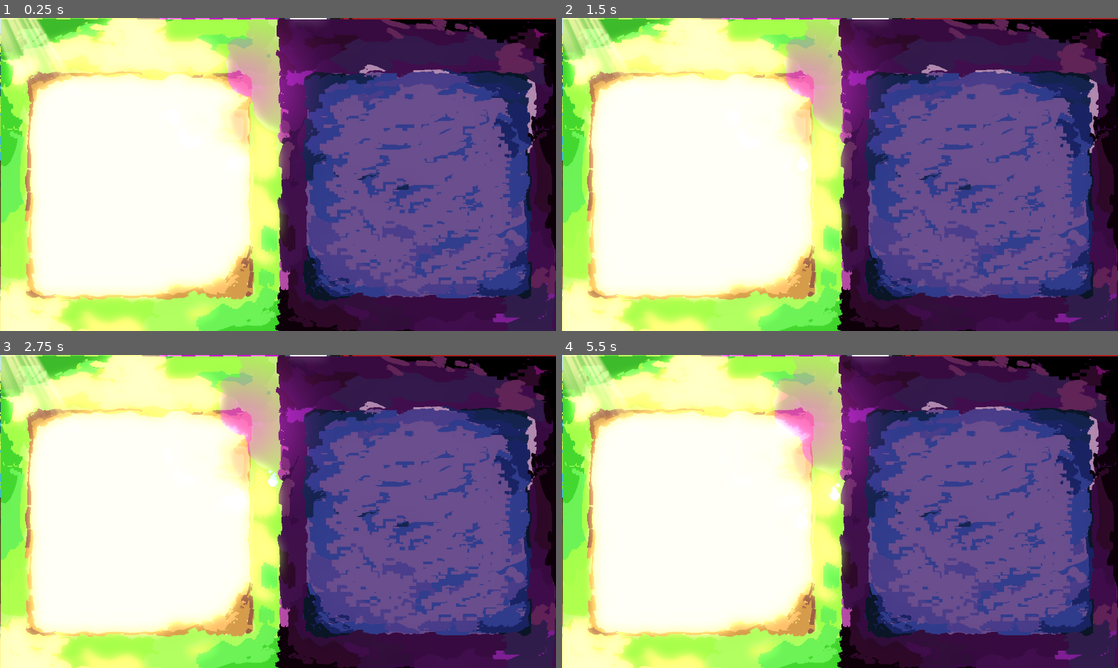
Above: before the commit, frames 1-4 (two rows, left to right).
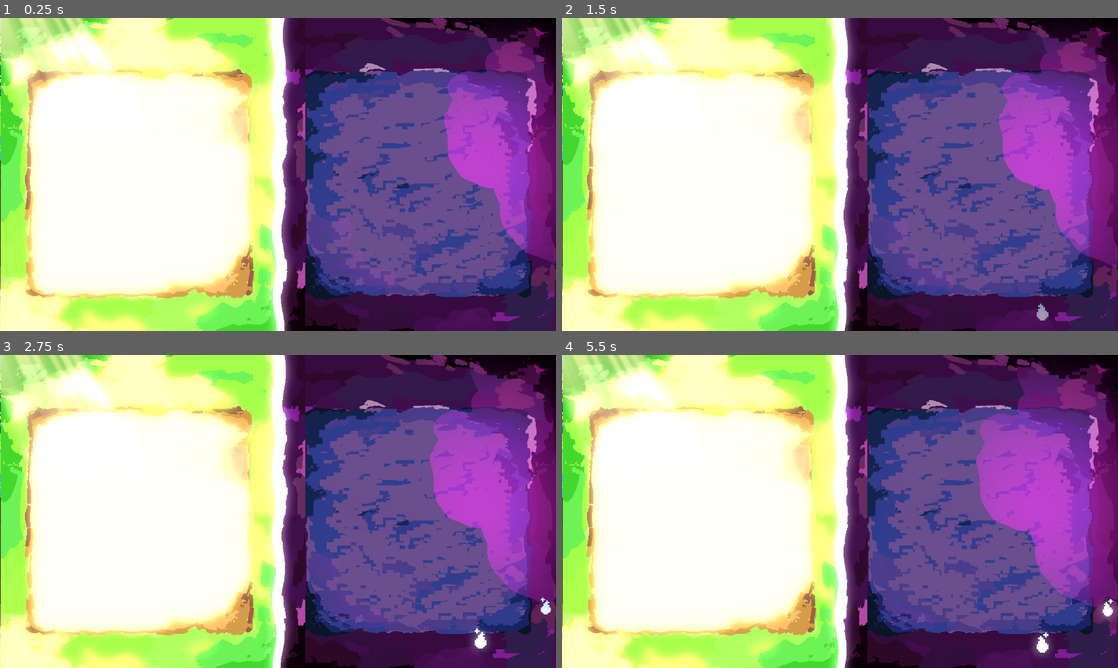
Above: after the commit, the same moments.

Repository: ACristoff/godotwild75
Game: Godot game, scene res://Game/World/environment.tscn
The game is run twice, just before and just after one commit, with the same random seed, the same clock (stepped at 60 frames per second) and the same inputs. This scene is started directly instead of the project's main scene.
Inputs (mouse positions are in pixels of both pictures, inside the frame that each line leads up to):
- Up to frame 1 (0.25 s): no input
- Up to frame 2 (1.5 s): tap Enter (ui_accept) at 0.5, 0.77 s; move the mouse to (962, 158) at 0.52 s; hold Right (ui_right) 0.53-1.28 s; tap E (E) at 0.6, 1.35 s; move the mouse to (728, 190) at 1.27 s; hold Down (ui_down) from 1.28 s (still down)
- Up to frame 3 (2.75 s): tap Enter (ui_accept) at 1.52 s; move the mouse to (333, 442) at 2.02 s; release Down (ui_down) at 2.03 s; press the mouse at (333, 442) at 2.03 s; hold Right (ui_right) from 2.03 s (still down); tap E (E) at 2.3 s
- Up to frame 4 (5.5 s): move the mouse to (812, 574) at 2.77 s; release Right (ui_right) at 2.78 s; release the mouse at (812, 574) at 2.78 s; hold Up (ui_up) 2.78-3.53 s; right-click (812, 574) at 2.85 s; tap Enter (ui_accept) at 3.02, 3.77, 4.52 s; tap E (E) at 3.05, 3.6, 4.35, 5.3 s; move the mouse to (1006, 558) at 3.52 s; hold Left (ui_left) 3.53-5.03 s; move the mouse to (673, 464) at 4.27 s; move the mouse to (867, 511) at 5.02 s; press the mouse at (867, 511) at 5.03 s; hold Down (ui_down) from 5.03 s (still down)

The runs differ from the first frame. In frame 1, 26% of the frame differs, in the area x 0-100%, y 0-100%; in frame 2, 27%; in frame 3, 28%; in frame 4, 30%.

Commit message:
fixed squiggly

Diff:
--- a/Game/World/environment.tscn
+++ b/Game/World/environment.tscn
@@ -42,14 +42,14 @@
 shader = ExtResource("2_21iao")
 shader_parameter/progress = 0.0
 shader_parameter/meltness = 5.0
-shader_parameter/how_low = 0.0
+shader_parameter/how_low = 1.0
 shader_parameter/wave_frequency = 30.0
 
 [sub_resource type="ShaderMaterial" id="ShaderMaterial_78oyj"]
 shader = ExtResource("2_21iao")
 shader_parameter/progress = 0.5
 shader_parameter/meltness = 5.0
-shader_parameter/how_low = 0.0
+shader_parameter/how_low = 1.0
 shader_parameter/wave_frequency = 30.0
 
 [sub_resource type="Animation" id="Animation_hk5jc"]
@@ -251,29 +251,30 @@
 tile_map_data = PackedByteArray("AAABAAEAAAACAAEAAAADAAEAAAADAAAAAAAFAAEAAAADAAAAAAAHAAEAAAADAAAAAAAJAAEAAAACAAEAAAALAA …(4080 unchanged characters)…
 tile_set = SubResource("TileSet_i7mqe")
 
+[node name="FullBackground" type="Sprite2D" parent="."]
+position = Vector2(640, 357)
+texture = ExtResource("6_gr4fp")
+
 [node name="White" type="Sprite2D" parent="."]
 self_modulate = Color(1, 0.86, 0.993, 1)
 material = SubResource("ShaderMaterial_vytax")
-position = Vector2(321, 176)
+position = Vector2(642, 356)
+scale = Vector2(2, 2)
 texture = ExtResource("3_1h3k0")
 
 [node name="Separator2" type="Sprite2D" parent="."]
 material = SubResource("ShaderMaterial_del0o")
-position = Vector2(305, 176)
+position = Vector2(608, 357)
 scale = Vector2(0.9375, 1)
 texture = ExtResource("4_l0omh")
 
 [node name="Separator" type="Sprite2D" parent="."]
 material = SubResource("ShaderMaterial_78oyj")
-position = Vector2(334.999, 176)
+position = Vector2(671, 357)
 rotation = 3.14159
 scale = Vector2(0.937429, -1)
 texture = ExtResource("5_y62vi")
 
-[node name="FullBackground" type="Sprite2D" parent="."]
-position = Vector2(640, 360)
-texture = ExtResource("6_gr4fp")
-
 [node name="grassborder" type="AnimationPlayer" parent="."]
 libraries = {
 "": SubResource("AnimationLibrary_ke7wo")
@@ -289,12 +290,15 @@
 [node name="Node2D" parent="." instance=ExtResource("6_sanjg")]
 material = SubResource("ShaderMaterial_wb1fm")
 position = Vector2(15, 64.5)
+scale = Vector2(2, 2)
 
 [node name="smog" parent="." instance=ExtResource("7_qpput")]
 offset_left = 15.0
 offset_top = -32.0
 offset_right = 15.0
 offset_bottom = -32.0
+scale = Vector2(2, 2)
 
 [node name="OnibiSpawner" parent="." instance=ExtResource("8_ny6nx")]
-position = Vector2(337, 24)
+position = Vector2(674, 65)
+scale = Vector2(2, 2)
Not shown: 2 places in Game/World/environment.tscn that only renumber resources
